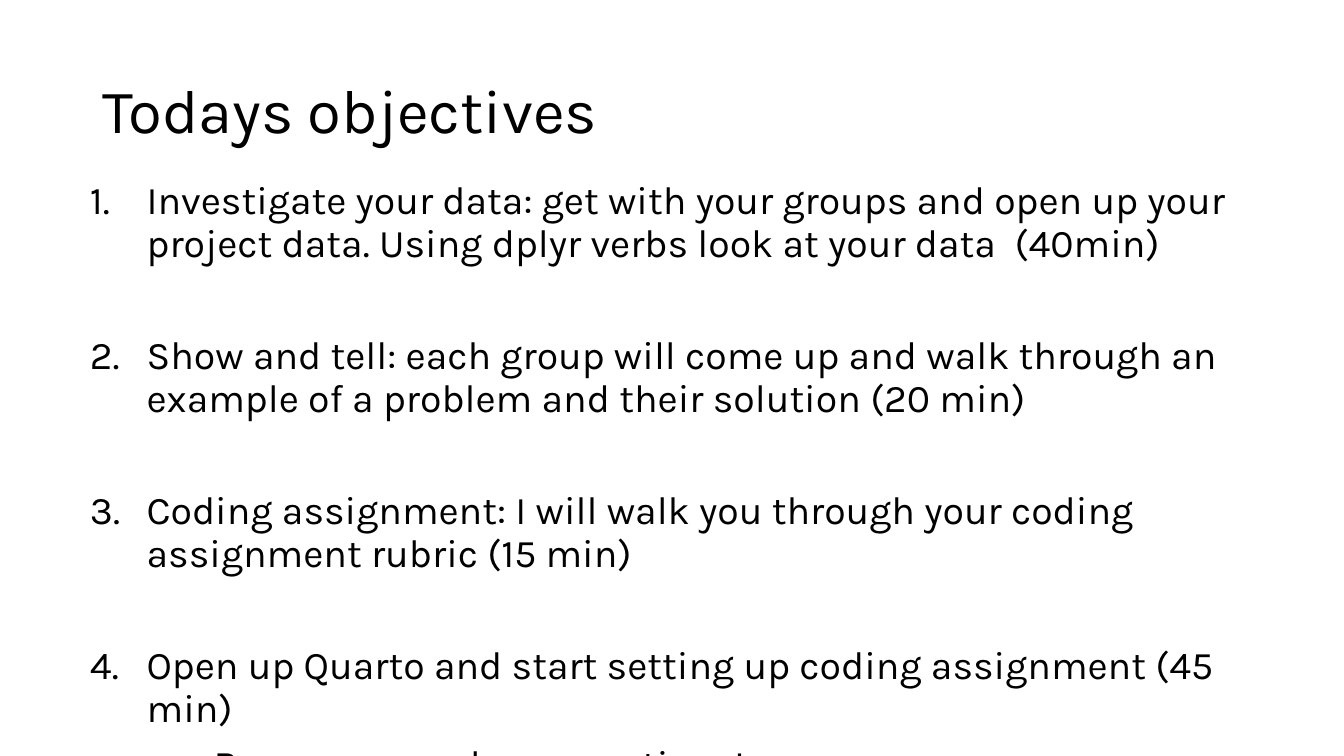
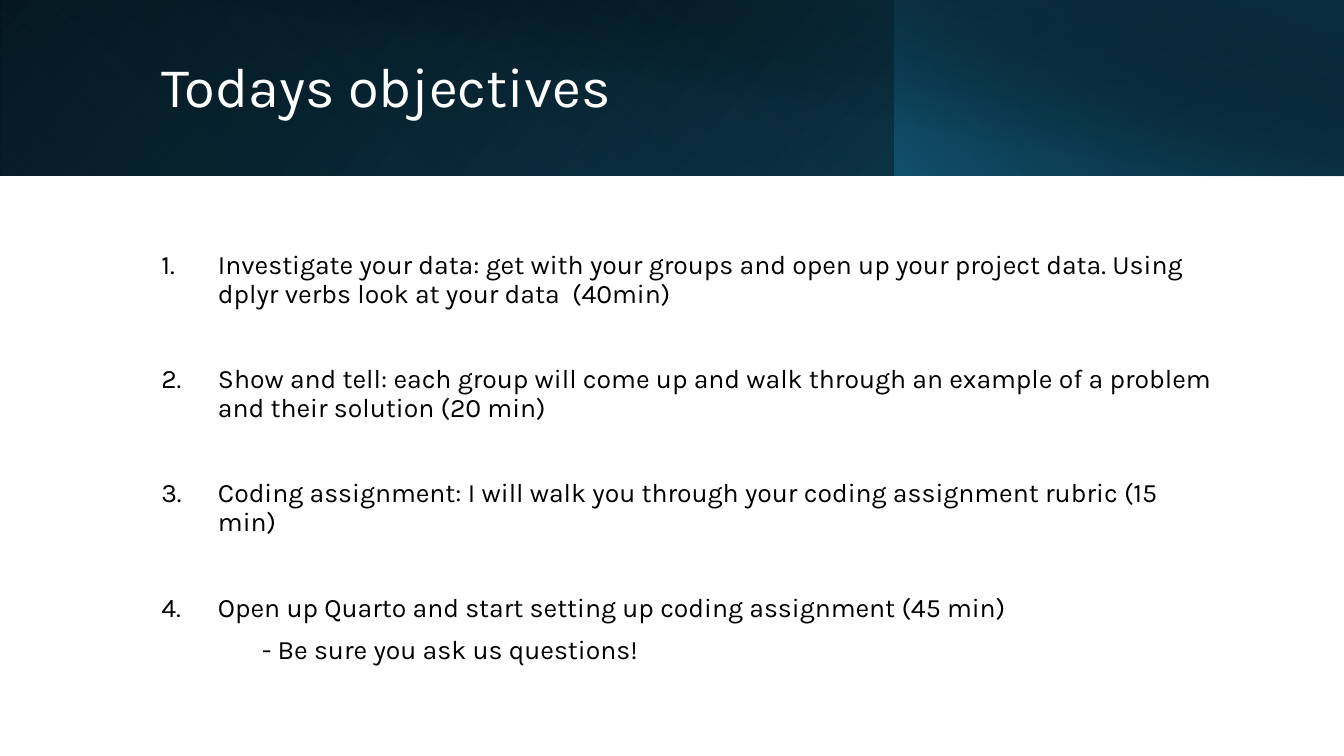
Before and after one commit to kris-wild/BIOL90041, a slide deck: slide 4 of Week_3/Workshop/Workshop_2.pptx (slide 5 before the commit). Drawn at 1344x756 pixels with LibreOffice and Linux fonts; fonts in the diff are those of the drawing. Boxes give left, top, right and bottom in pixels: in the first picture for what was removed or moved away, otherwise in the second. Text is boxed around its words. In the diff, an @@ line names an element or a change of style, - is before the commit and + after.

```diff
--- a/Week_3/Workshop/Workshop_2.pptx
+++ b/Week_3/Workshop/Workshop_2.pptx
@@ rectangle added at <box>0,0,1344,175</box>, fill gradient #000000 to #104862 @@
@@ rectangle added at <box>0,0,895,175</box>, fill gradient #156082 to #0B3041 @@
@@ rectangle added at <box>50,0,1344,176</box>, fill gradient #000000 to #0B3041 @@
@@ rectangle added at <box>894,0,1344,175</box>, fill gradient #156082 to #000000 @@
@@ title "Todays objectives": place and size @@
-title "Todays objectives" at <box>102,90,597,148</box>
+title "Todays objectives" at <box>161,68,611,121</box>
@@ title "Todays objectives" at <box>161,68,611,121</box>: size 44 to 40 pt, text colour #000000 to #FFFFFF @@
@@ text "Investigate your data: get with ...": place and size @@
-text "Investigate your data: get with ..." at <box>147,187,1224,727</box>
+text "Investigate your data: get with ..." at <box>218,255,1211,666</box>
@@ text "Investigate your data: get with ..." at <box>218,255,1211,666</box>: size 28 to 19 pt; vertical alignment top to middle @@
```
Also in this commit, not shown: 9 other slides changed, 1 slide removed, 11 other files.
